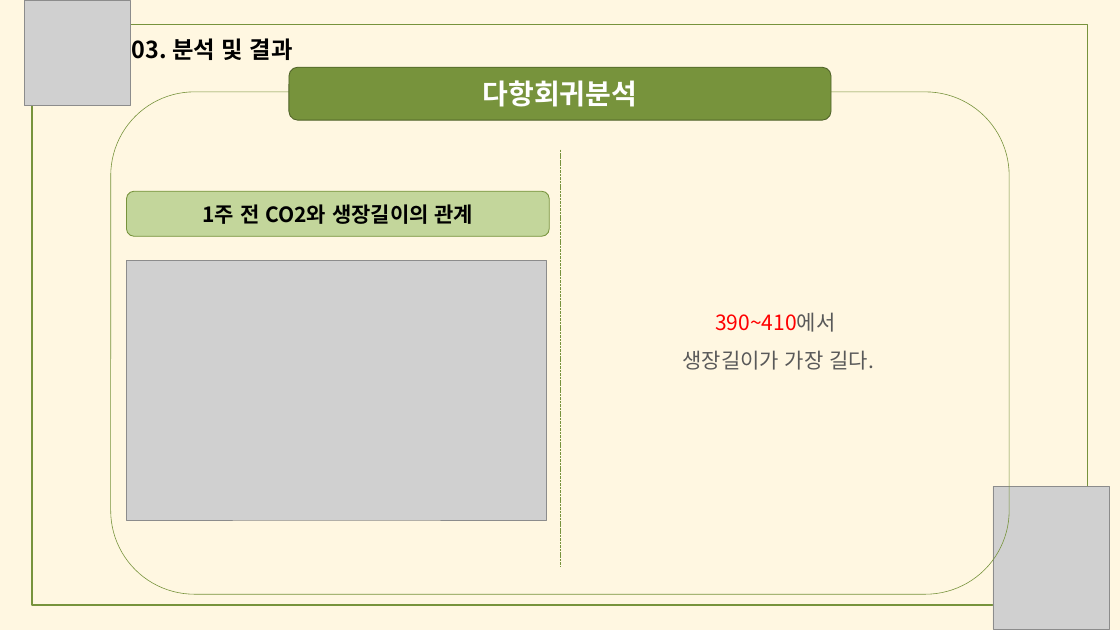
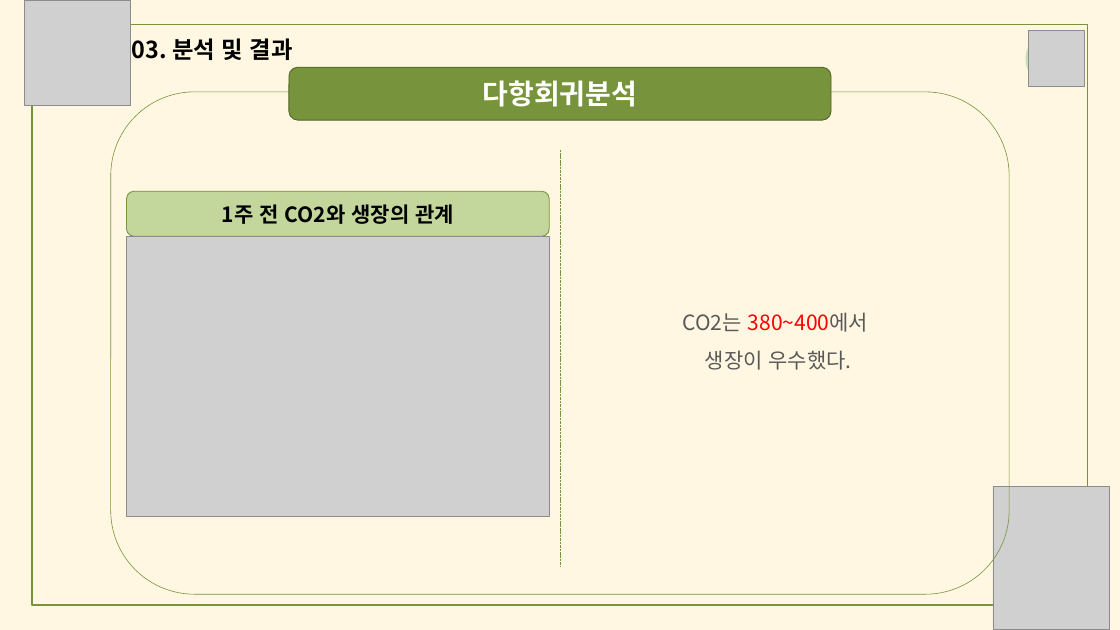
Before and after one commit to meucham11/nong_intern, a slide deck: slide 23 of 경진대회.pptx (slide 24 before the commit). Drawn at 1120x630 pixels with LibreOffice and Linux fonts; fonts in the diff are those of the drawing; grey boxes stand for pictures. Boxes give left, top, right and bottom in pixels: in the first picture for what was removed or moved away, otherwise in the second. Text is boxed around its words. In the diff, an @@ line names an element or a change of style, - is before the commit and + after.

```diff
--- a/경진대회.pptx
+++ b/경진대회.pptx
@@ freeform shape added at (1026, 30, 1082, 87), fill #C5E0B4 @@
@@ picture added at (1028, 30, 1085, 87) @@
@@ text in rounded rectangle at (222, 204, 454, 224): text changed @@
-1주 전 CO2와 생장길이의 관계
+1주 전 CO2와 생장의 관계
@@ picture: place and size @@
-picture at (127, 260, 547, 520)
+picture at (127, 236, 550, 516)
@@ text at (683, 312, 868, 370): text changed @@
-390~410에서
-생장길이가 가장 길다.
+CO2는 380~400에서
+생장이 우수했다.
```
Also in this commit, not shown: 25 other slides changed, 1 slide removed.
